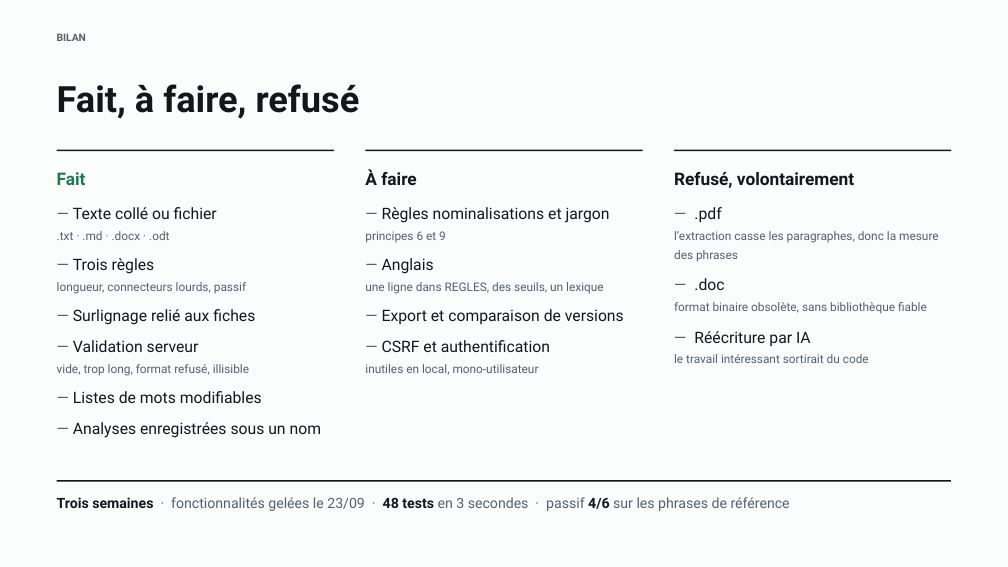
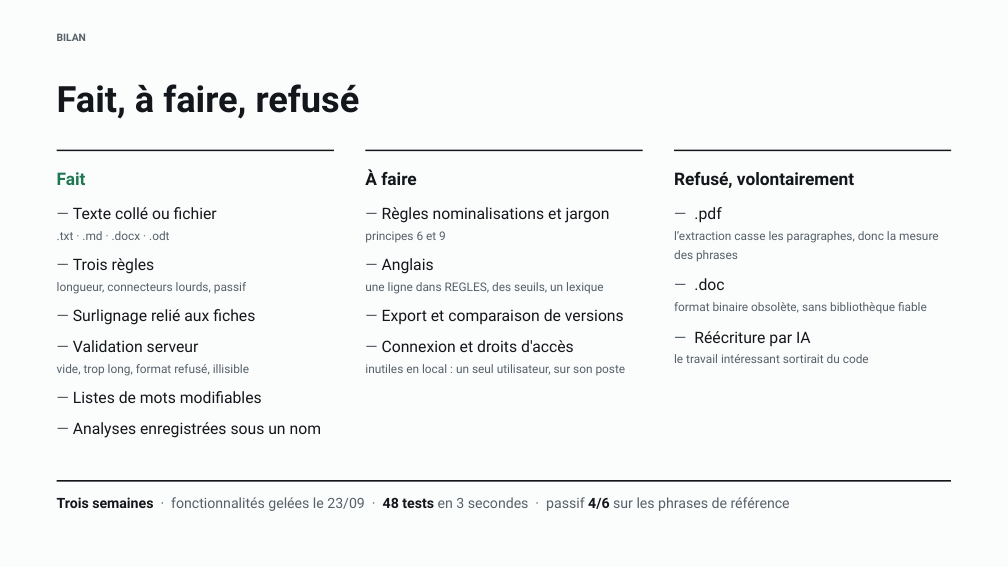
Before and after one commit to lhubeaux/final_project, a slide deck: slide 20 of docs/soutenance.pptx. Drawn at 1008x567 pixels with LibreOffice and Linux fonts; fonts in the diff are those of the drawing. Boxes give left, top, right and bottom in pixels: in the first picture for what was removed or moved away, otherwise in the second. Text is boxed around its words. In the diff, an @@ line names an element or a change of style, - is before the commit and + after.

```diff
--- a/docs/soutenance.pptx
+++ b/docs/soutenance.pptx
@@ text at (365,340,626,376): text changed @@
-— CSRF et authentification
-inutiles en local, mono-utilisateur
+— Connexion et droits d'accès
+inutiles en local : un seul utilisateur, sur son poste
```
Also in this commit, not shown: 4 other slides changed, 1 slide added, 1 other file.
